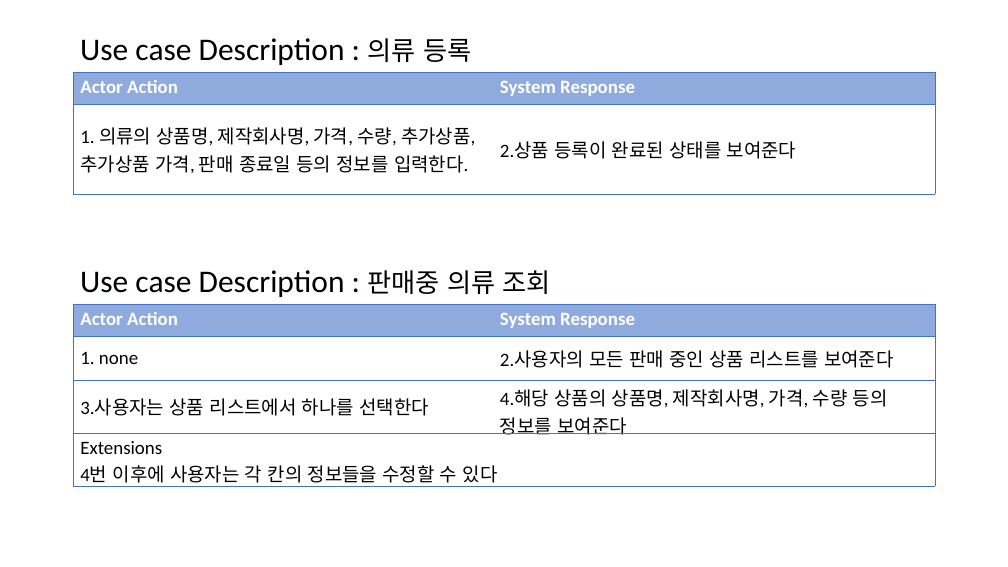
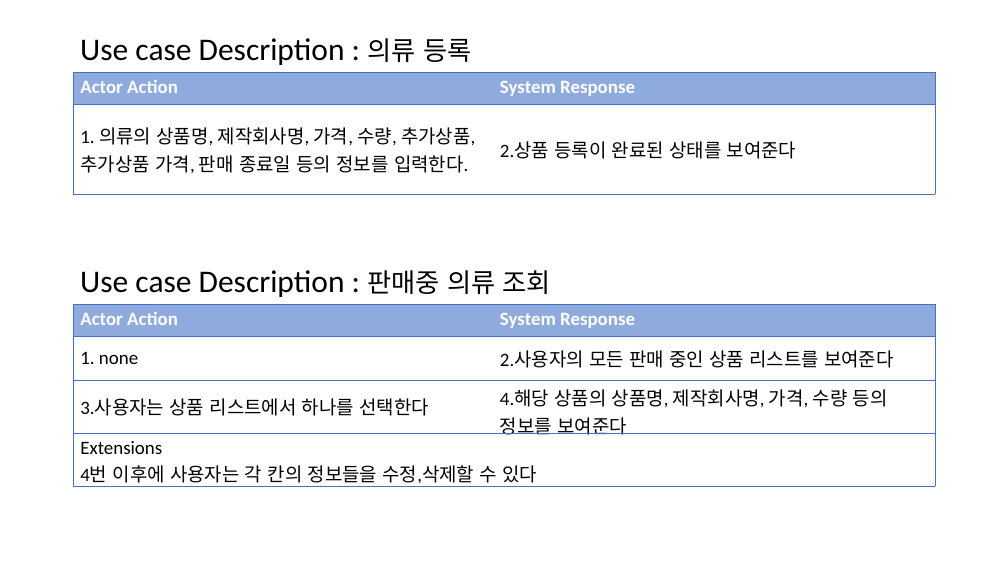
Before and after one commit to bbangnambong/RequirementCapturing, a slide deck: slide 1 of Use case Description.pptx. Drawn at 1008x567 pixels with LibreOffice and Linux fonts; fonts in the diff are those of the drawing. Boxes give left, top, right and bottom in pixels: in the first picture for what was removed or moved away, otherwise in the second. Text is boxed around its words. In the diff, an @@ line names an element or a change of style, - is before the commit and + after.

Commit message:
좀더 보기 편하게 변경, 프로그램 종료 삭제

```diff
--- a/Use case Description.pptx
+++ b/Use case Description.pptx
@@ table at <box>73,304,935,491</box> @@
-row 4, column 1: Extensions / 4번 이후에 사용자는 각 칸의 정보들을 수정할 수 있다
+row 4, column 1: Extensions / 4번 이후에 사용자는 각 칸의 정보들을 수정,삭제할 수 있다
```
Also in this commit, not shown: 1 other file.
